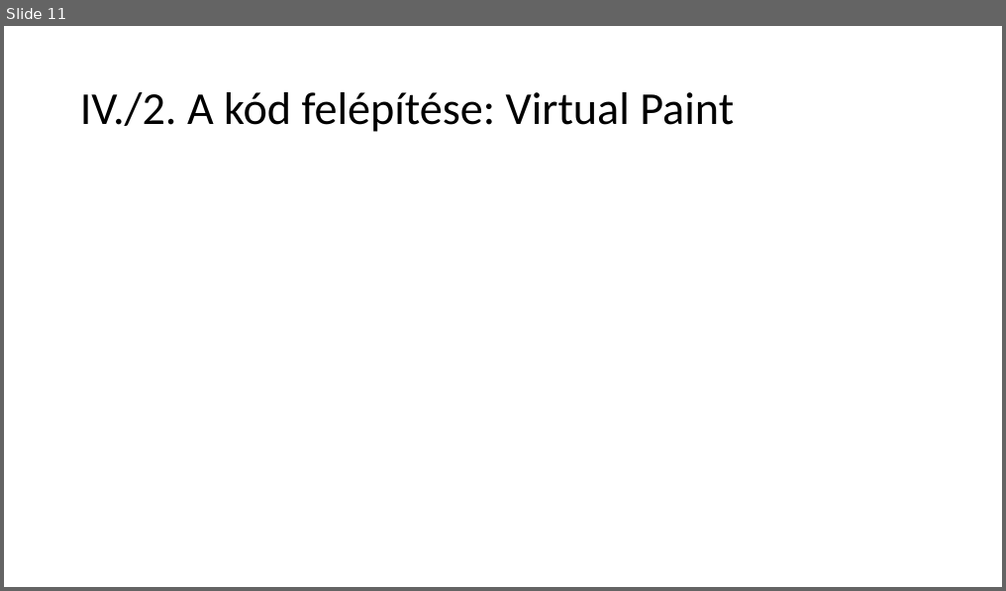
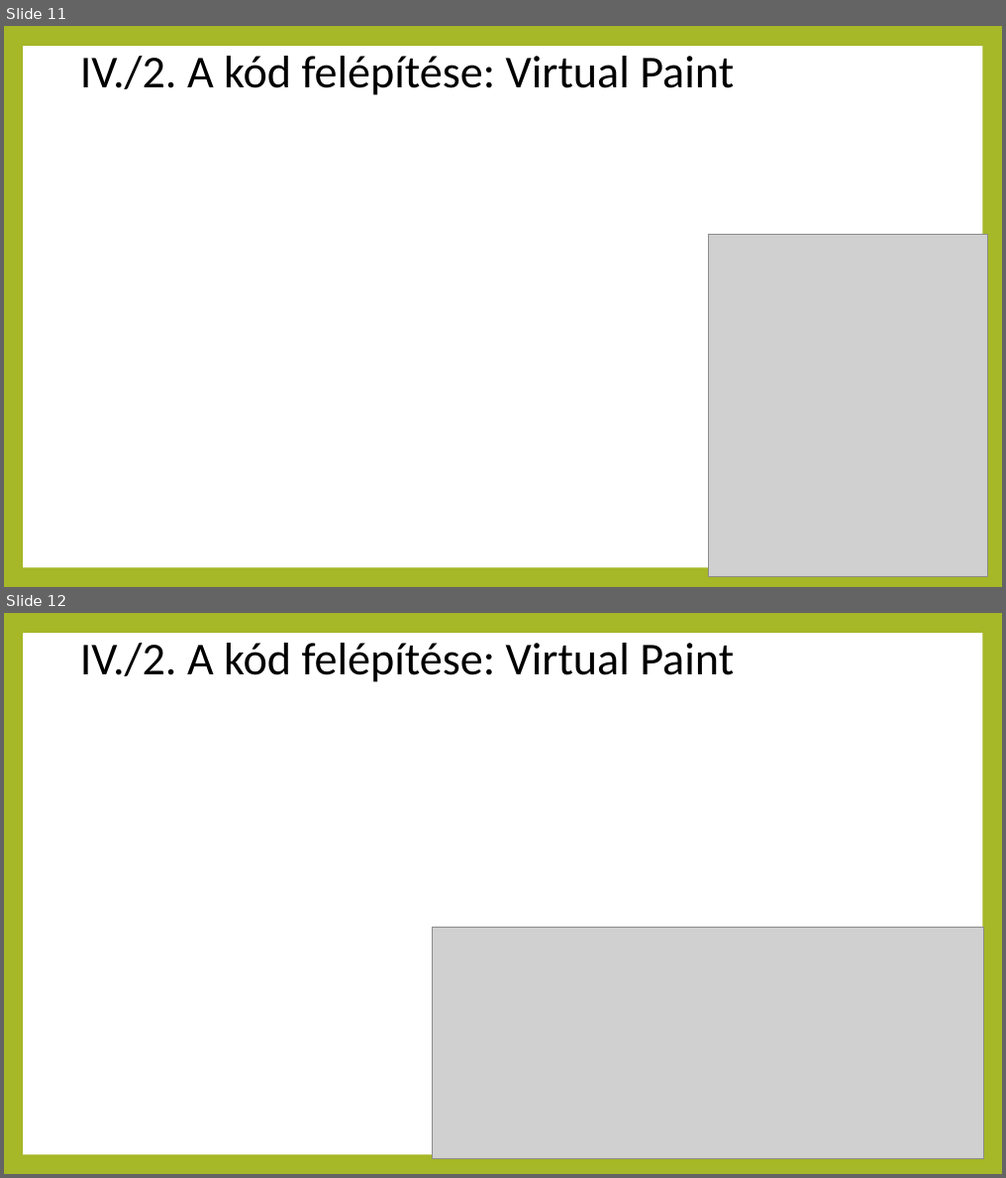
Before and after one commit to PatrikBauer/projektfeladatCV, a slide deck: projekthu.pptx. Shown one above the other, each under a label of ours: slide 11 before the commit, slides 11 and 12 after it. The pictures are 1006x591 and 1006x1178 pixels, drawn with LibreOffice and Linux fonts; fonts in the diff are those of the drawing; grey boxes stand for pictures. Boxes give left, top, right and bottom in pixels: in the first picture for what was removed or moved away, otherwise in the second. Text is boxed around its words. In the diff, an @@ line names an element or a change of style, - is before the commit and + after.

```diff
--- a/projekthu.pptx
+++ b/projekthu.pptx
@@ slide 12 added at [4, 613, 1002, 1174], background #A6B727; not listed: 1 template element that a slide beside it also shows @@
@@ title added at [80, 643, 734, 682], 44 pt, text #000000 @@
+IV./2. A kód felépítése: Virtual Paint
@@ picture added at [433, 927, 984, 1158] @@
@@ slide 11 changed as well @@
@@ background #FFFFFF to #A6B727 @@
@@ rectangle added at [23, 46, 982, 568], fill #FFFFFF @@
@@ title "IV./2. A kód felépítése: Virtual ...": place and size @@
-title "IV./2. A kód felépítése: Virtual ..." at [80, 92, 734, 132]
+title "IV./2. A kód felépítése: Virtual ..." at [80, 56, 734, 95]
@@ picture added at [709, 234, 988, 577] @@
```
Also in this commit, not shown: 16 other slides changed, 8 other slides added, 4 other files.
